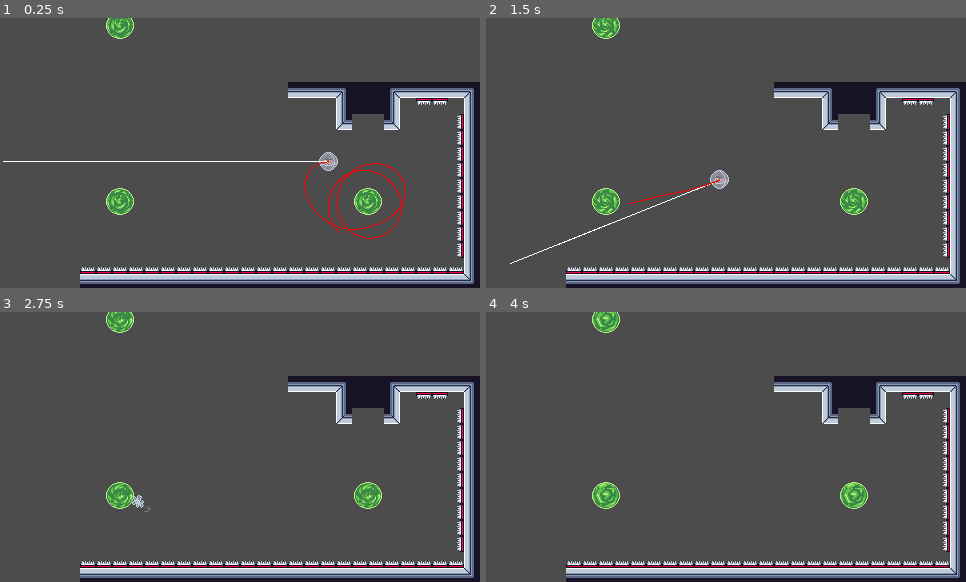
Above: before the commit, frames 1-4 (two rows, left to right).
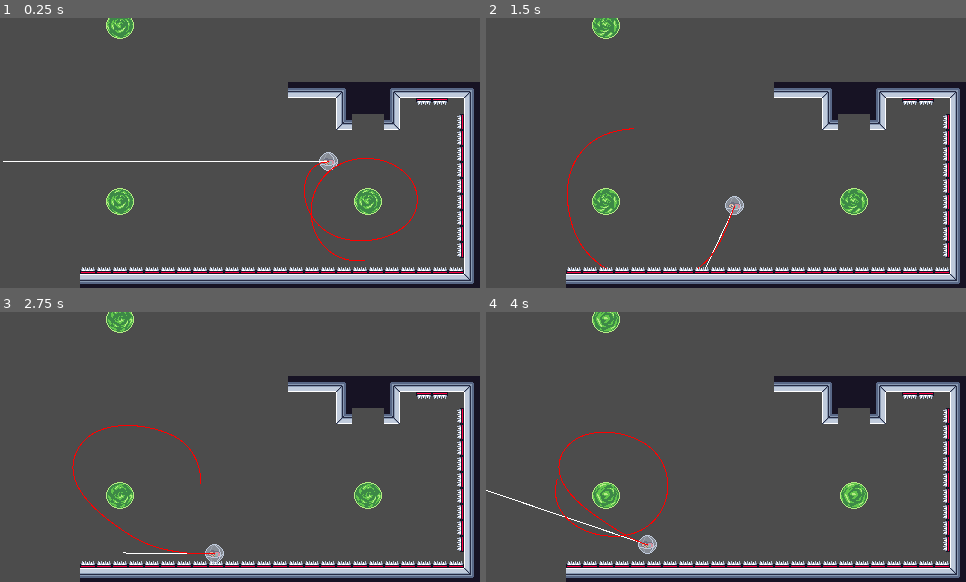
Above: after the commit, the same moments.

Repository: avaxar/off-course
Game: Godot game, scene res://main/main.tscn
The game is run twice, just before and just after one commit, with the same random seed, the same clock (stepped at 60 frames per second) and the same inputs.
Inputs:
- Up to frame 1 (0.25 s): no input
- Up to frame 2 (1.5 s): hold Space (latch) 0.53-1.28 s; tap Space (latch) at 1.35 s
- Up to frame 3 (2.75 s): hold Space (latch) from 2.03 s (still down)
- Up to frame 4 (4 s): release Space (latch) at 2.78 s; tap Space (latch) at 2.85 s; hold Space (latch) from 3.53 s (still down)

The runs differ from the first frame. In frame 1, 0.7% of the frame differs, in the area x 63-88%, y 51-90%; in frame 2, 0.9%, in the area x 5-54%, y 40-93%; in frame 3, 0.6%; in frame 4, 0.7%.

Commit message:
Ease up orb collision

Diff:
--- a/entities/orb/orb.gd
+++ b/entities/orb/orb.gd
@@ -4,8 +4,8 @@
 @export var active: bool = true
 @export var radius: float = 12.0
 @export var intensity: float = 1.0
-@export var correction_radius: float = 64.0
-@export var preferred_radius: float = 32.0
+@export var correction_radius: float = 128.0
+@export var preferred_radius: float = 48.0
 
 
 func _ready() -> void:
